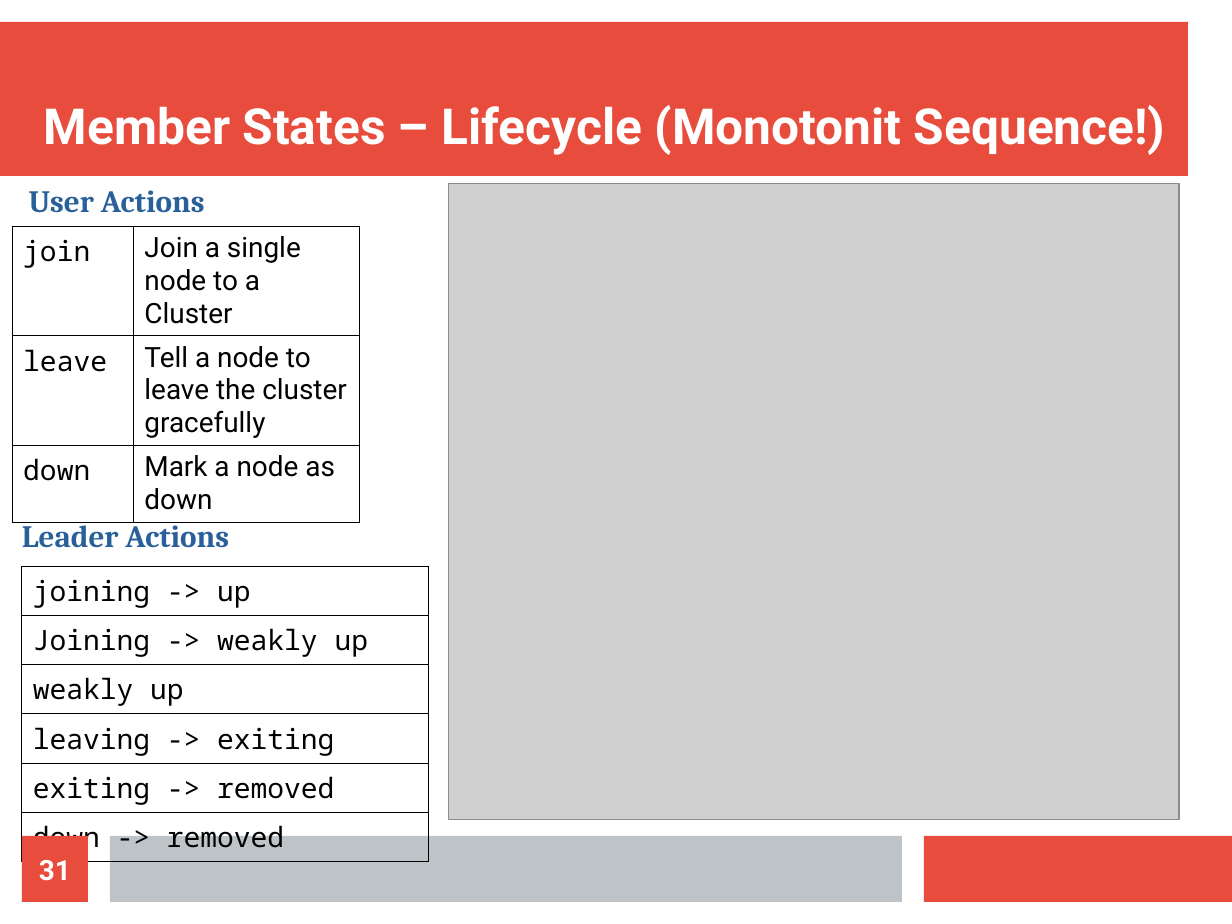
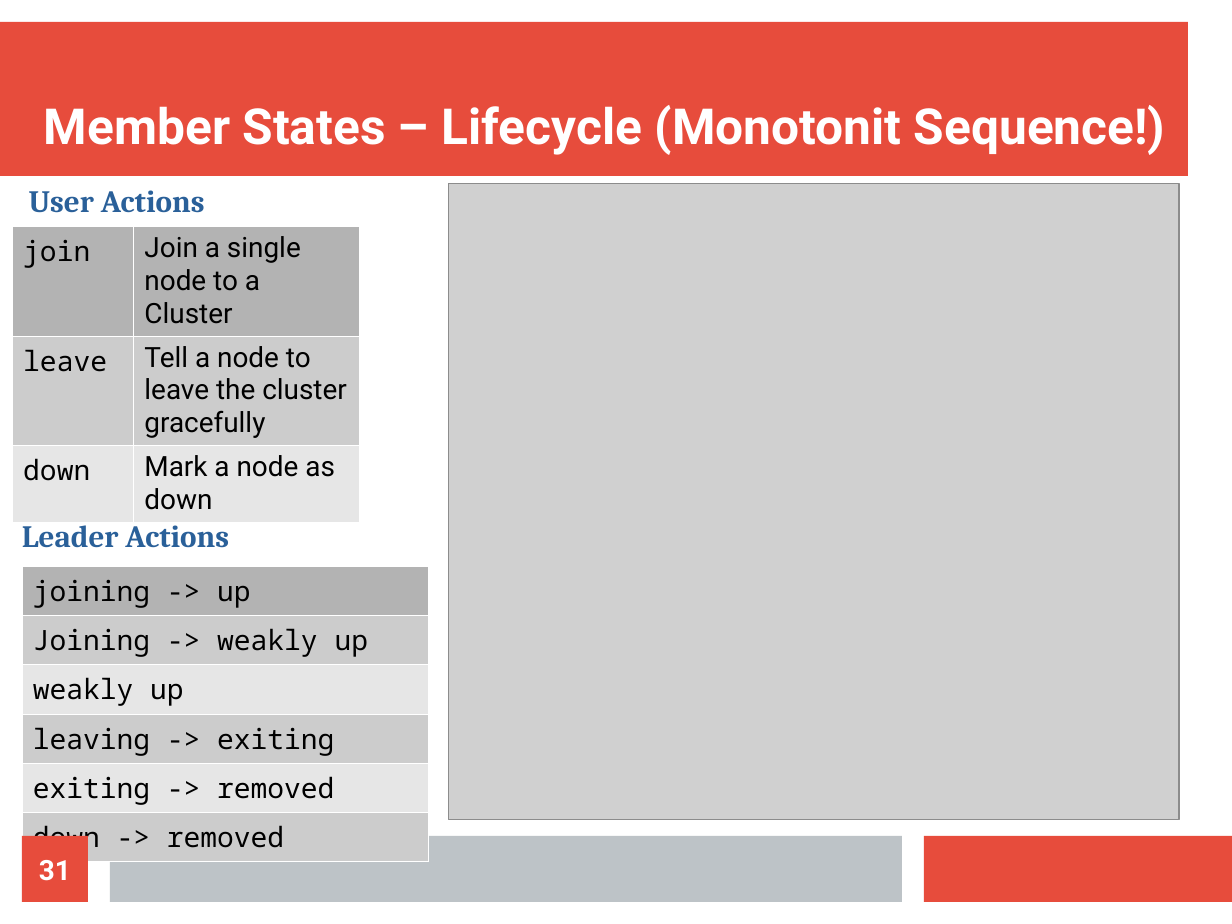
Before and after one commit to bytemania/akka-java-cluster, a slide deck: slide 31 of src/main/resources/res/presentation.odp. Drawn at 1232x924 pixels with LibreOffice and Linux fonts; fonts in the diff are those of the drawing; grey boxes stand for pictures. Boxes give left, top, right and bottom in pixels: in the first picture for what was removed or moved away, otherwise in the second. Text is boxed around its words. In the diff, an @@ line names an element or a change of style, - is before the commit and + after.

```diff
--- a/src/main/resources/res/presentation.odp
+++ b/src/main/resources/res/presentation.odp
@@ table at box(12, 226, 359, 514) @@
@@ fill none to #B3B3B3 in row 1 @@
@@ fill none to #CCCCCC in row 2 @@
@@ fill none to #E6E6E6 in row 3 @@
@@ borders changed @@
@@ table at box(21, 566, 428, 859) @@
@@ fill none to #B3B3B3 in row 1, column 1 @@
@@ fill none to #CCCCCC in 3 cells @@
@@ fill none to #E6E6E6 in 2 cells @@
@@ borders changed @@
```
Also in this commit, not shown: 6 other slides changed, 1 slide added, 1 slide removed, 6 other files.
